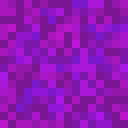
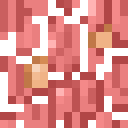
Before/after of a 128px x 128px layered artwork. What changed in the layer stack:
added group "dream leaves" with 3 layers above "dream wood" over [0, 0, 128, 128]
added layer "Layer 31" (color, 46%) in group "dream leaves" over [24, 24, 112, 88]
added layer "Layer 30" (color) in group "dream leaves" over [0, 0, 128, 128]
added layer "Layer 29" in group "dream leaves" over [0, 0, 128, 128]
hid group "dream dirt" (28 layers) over [0, 0, 128, 128]
